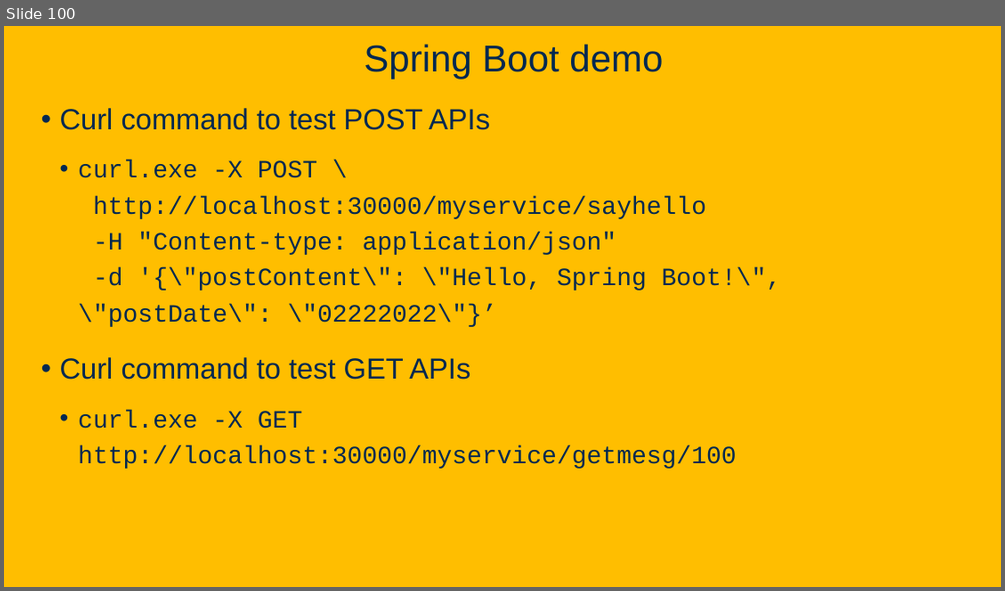
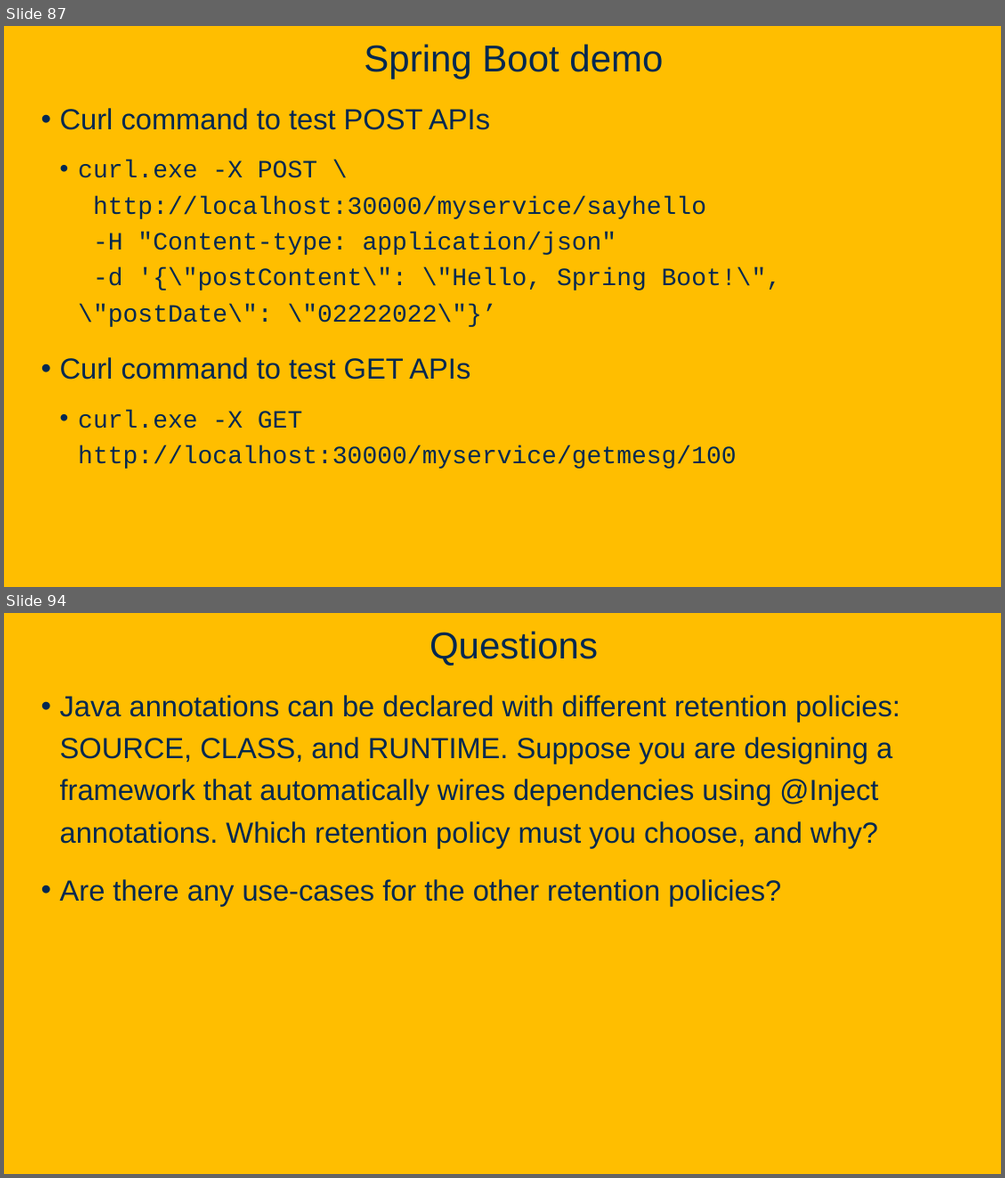
Before and after one commit to davsec-teaching/ecs160-f25, a slide deck: slides/6_software_architecture.pptx. Shown one above the other, each under a label of ours: slide 100 before the commit, slides 87 and 94 after it; the slides between them are not shown. The pictures are 1005x591 and 1005x1178 pixels, drawn with LibreOffice and Linux fonts; fonts in the diff are those of the drawing; background and template pictures are left out. Boxes give left, top, right and bottom in pixels: in the first picture for what was removed or moved away, otherwise in the second. Text is boxed around its words. In the diff, an @@ line names an element or a change of style, - is before the commit and + after.

```diff
--- a/slides/6_software_architecture.pptx
+++ b/slides/6_software_architecture.pptx
@@ slide 94 added at [4, 613, 1001, 1174], background picture (left out) @@
@@ title added at [429, 631, 598, 666], 36 pt, text #022850 @@
+Questions
@@ text added at [60, 695, 900, 906], 28 pt, text #022850 @@
+• Java annotations can be declared with different retention policies: SOURCE, CLASS, and RUNTIME. Suppose you are designing a framework that automatically wires dependencies using @Inject annotations. Which retention policy must you choose, and why?
+• Are there any use-cases for the other retention policies?
@@ what was slide 100 is now slide 87 @@
```
Also in this commit, not shown: 9 slides changed, 15 other slides added.
